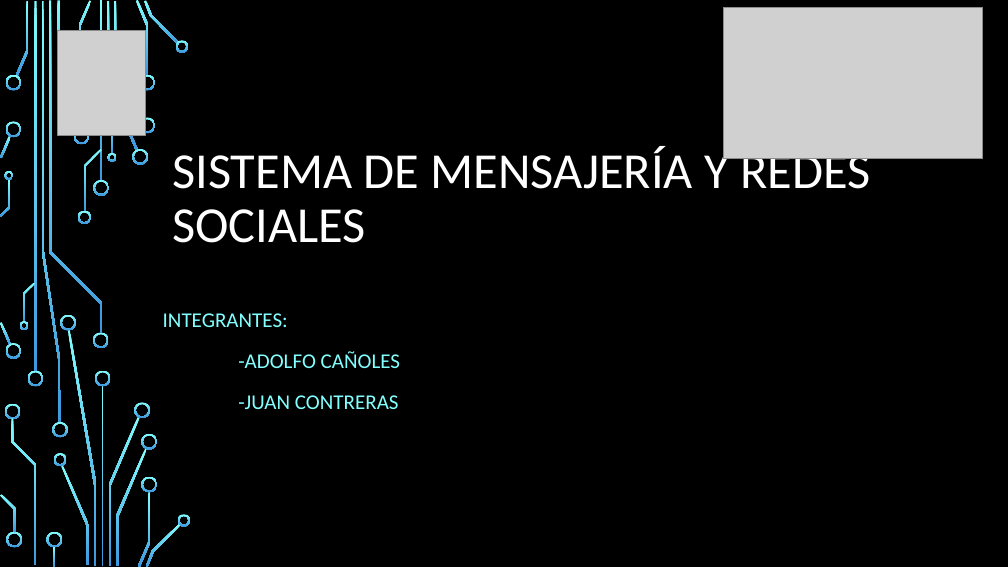
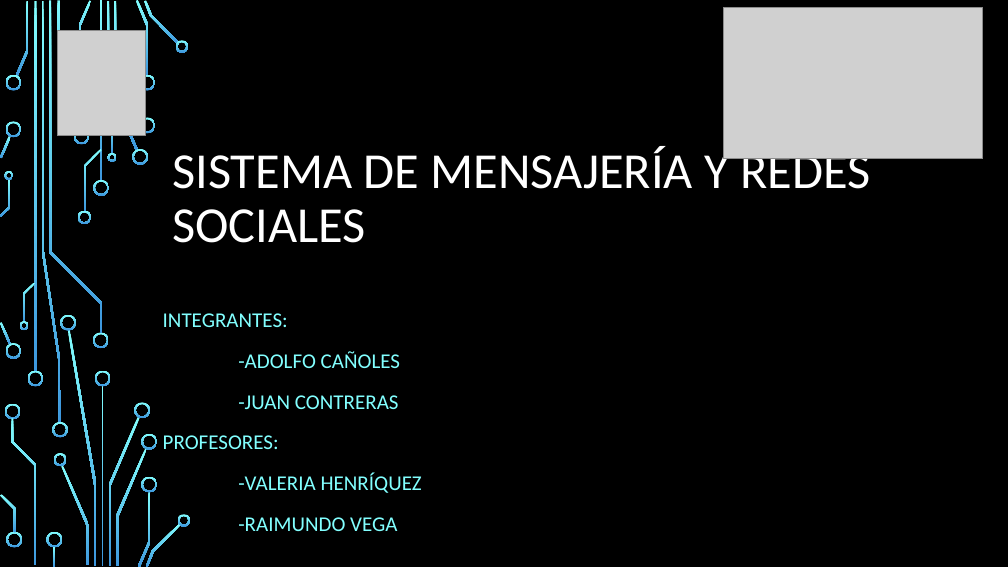
Before and after one commit to Adescafu/INFO264_Proyecto, a slide deck: slide 1 of presentacion.pptx. Drawn at 1008x567 pixels with LibreOffice and Linux fonts; fonts in the diff are those of the drawing; grey boxes stand for pictures; background and template pictures are left out. Boxes give left, top, right and bottom in pixels: in the first picture for what was removed or moved away, otherwise in the second. Text is boxed around its words. In the diff, an @@ line names an element or a change of style, - is before the commit and + after.

```diff
--- a/presentacion.pptx
+++ b/presentacion.pptx
@@ subtitle at (x1=163, y1=435, x2=422, y2=531): paragraphs added @@
+PROFESORES:
+-VALERIA HENRÍQUEZ
+-RAIMUNDO VEGA
```
Also in this commit, not shown: 6 other slides changed, 2 slides added, 5 slides removed.
